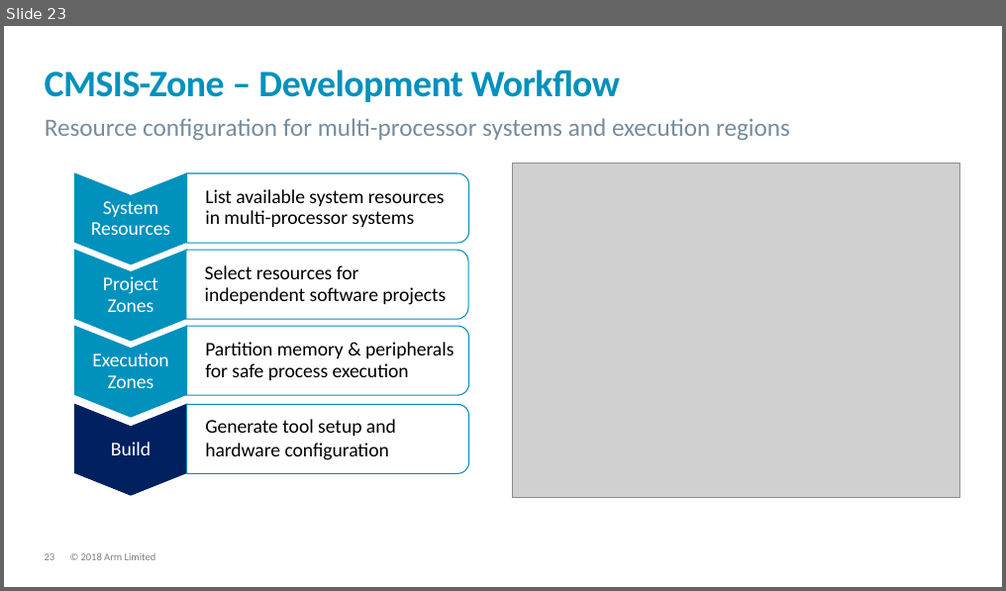
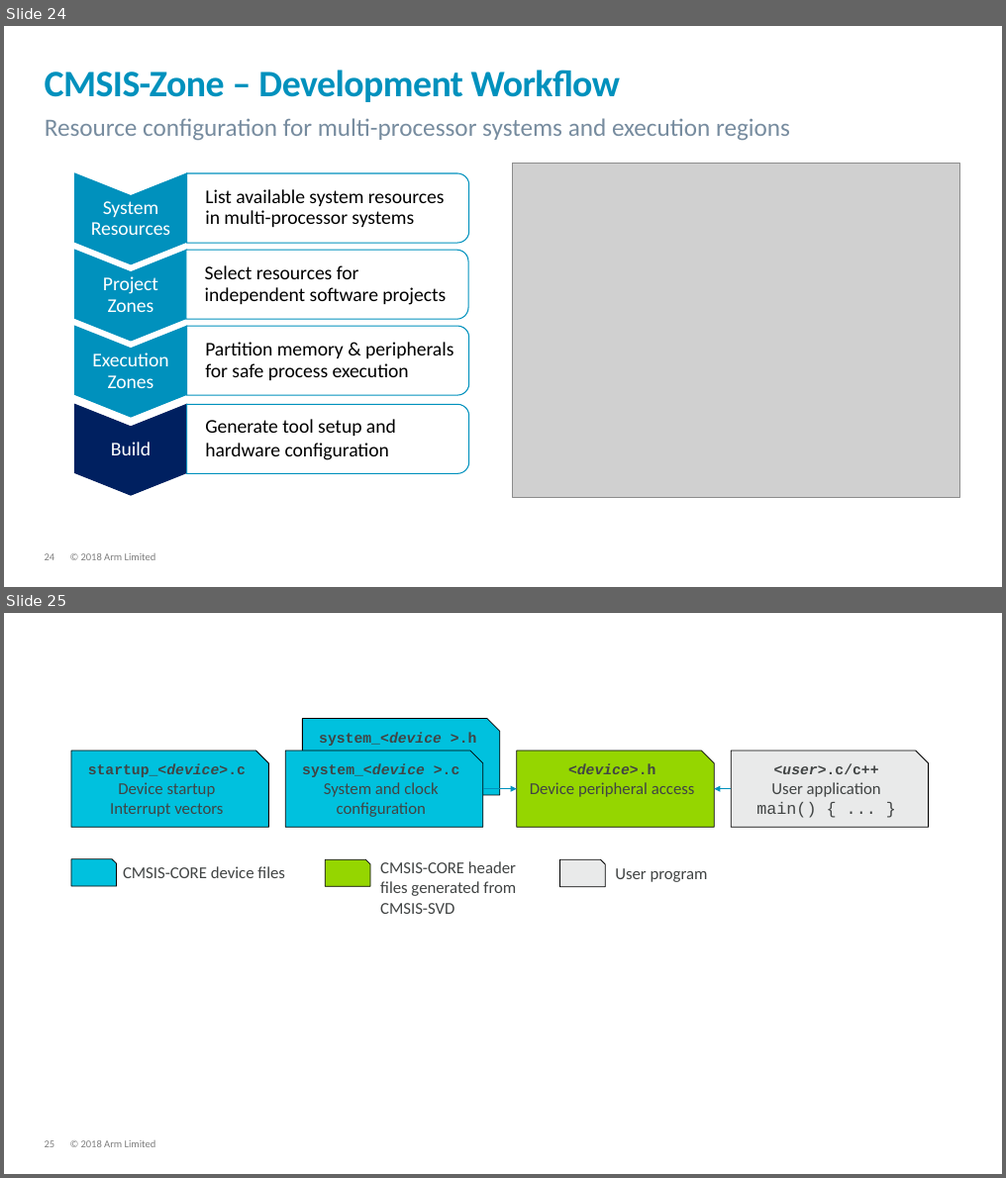
Before and after one commit to open-vela/apps_mlearning_cmsis_CMSIS_5, a slide deck: CMSIS/DoxyGen/Pack/src/CMSIS-Pack_2019.pptx. Shown one above the other, each under a label of ours: slide 23 before the commit, slides 24 and 25 after it. The pictures are 1006x591 and 1006x1178 pixels, drawn with LibreOffice and Linux fonts; fonts in the diff are those of the drawing; grey boxes stand for pictures; background and template pictures are left out. Boxes give left, top, right and bottom in pixels: in the first picture for what was removed or moved away, otherwise in the second. Text is boxed around its words. In the diff, an @@ line names an element or a change of style, - is before the commit and + after.

```diff
--- a/CMSIS/DoxyGen/Pack/src/CMSIS-Pack_2019.pptx
+++ b/CMSIS/DoxyGen/Pack/src/CMSIS-Pack_2019.pptx
@@ slide 25 added at (x1=4, y1=613, x2=1002, y2=1174), background #FFFFFF; not listed: 2 template elements that a slide beside it also shows @@
@@ snip rect added at (x1=303, y1=719, x2=500, y2=795), fill #00C1DE, outline #000000 0.75 pt, 16 pt, text #414444 @@
+system_<device >.h
+CMSIS system and
+clock configuration
@@ snip rect added at (x1=71, y1=751, x2=269, y2=827), fill #00C1DE, outline #000000 0.75 pt, 16 pt, text #414444 @@
+startup_<device>.c
+Device startup
+Interrupt vectors
@@ snip rect added at (x1=285, y1=751, x2=483, y2=827), fill #00C1DE, outline #000000 0.75 pt, 16 pt, text #414444 @@
+system_<device >.c
+System and clock
+configuration
@@ snip rect added at (x1=517, y1=751, x2=715, y2=827), fill #95D600, outline #000000 0.75 pt, 16 pt, text #414444 @@
+<device>.h
+Device peripheral access
@@ snip rect added at (x1=731, y1=751, x2=929, y2=827), fill #D5D6D6 at 50% opacity, outline #000000 0.75 pt, 16 pt, text #414444 @@
+<user>.c/c++
+User application
+main() { ... }
@@ arrow added from (483, 789) to (517, 789), #0091BD 1 pt @@
@@ arrow added from (731, 789) to (715, 789), #0091BD 1 pt @@
@@ snip rect added at (x1=71, y1=860, x2=116, y2=886), fill #00C1DE, outline #000000 0.75 pt @@
@@ text added at (x1=123, y1=866, x2=285, y2=878), 16 pt, text #414444 @@
+CMSIS-CORE device files
@@ snip rect added at (x1=325, y1=861, x2=370, y2=887), fill #95D600, outline #000000 0.75 pt @@
@@ text added at (x1=380, y1=861, x2=516, y2=914), 16 pt, text #414444 @@
+CMSIS-CORE header files generated from CMSIS-SVD
@@ snip rect added at (x1=560, y1=861, x2=605, y2=887), fill #D5D6D6 at 50% opacity, outline #000000 0.75 pt @@
@@ text added at (x1=615, y1=868, x2=708, y2=882), 16 pt, text #414444 @@
+User program
@@ what was slide 23 is now slide 24 @@
```
Also in this commit, not shown: 1 other slide added, 9 other files.
